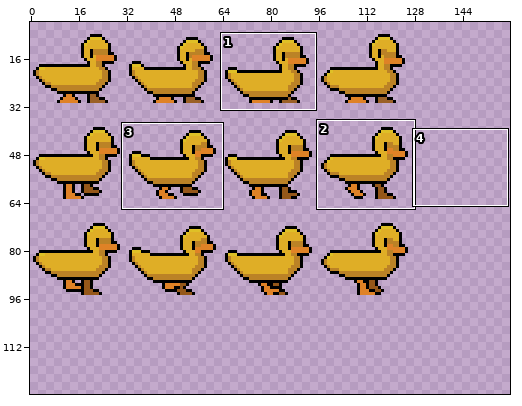
Sprite sheet: assets/sprites/entities/duck-Sheet.png. Above: a wide view before the commit, with the close-up outlined.
Close-up. Before the edit:
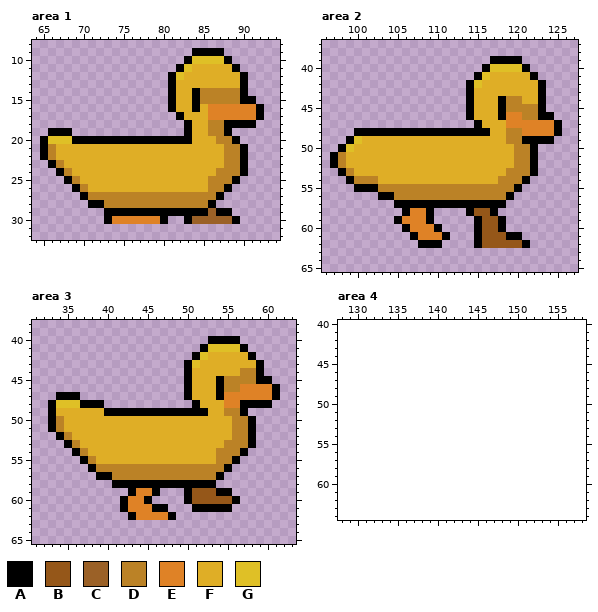
The file is 128x96 pixels. Shown: area 1: x 64..94, y 8..32; area 2: x 96..127, y 37..65; area 3: x 31..63, y 38..65; area 4: x 128..158, y 40..64. The old version is drawn lined up with the new one, on the new canvas. The wide view leaves out empty margins. The commit also changed other parts of the picture, which this record leaves out.
Palette (. is transparent): A #000000  B #955719  C #9b6127  D #bb8226  E #df8226  F #dfae26  G #dfc026
Pixels before, area 1, first column x 65:
 9 ...................AAAA.....
10 ..................AGGGGA....
11 .................AGFFFFFA...
12 ................AGFFFFFFFA..
13 ................AFFFFFFFFA..
14 ................AFFADDDDDA..
15 ................AFFADDDDDAA.
16 ................AFFAFEEEEEEA
17 .................AFFFEEEEEEA
18 ..................AFFDDAAAA.
19 .AAA..............AFFDDA....
20 AGGGAAAAAAAAAAAAAAAFFFDDA...
21 ADFFFFFFFFFFFFFFFFFFFFFDDA..
22 ADFFFFFFFFFFFFFFFFFFFFFDDA..
23 .ADFFFFFFFFFFFFFFFFFFFFDDA..
24 ..ADFFFFFFFFFFFFFFFFFFDDDA..
25 ...ADFFFFFFFFFFFFFFFFDDDA...
26 ....ADFFFFFFFFFFFFFFFDDA....
27 .....ADDDDDDDDDDDDDDDDA.....
28 ......AADDDDDDDDDDDDDA......
29 ........AAAAAAAAAAAAACAA....
30 ........AEEEEEEA..ACCCCCA...
Pixels before, area 2, first column x 97:
39 ....................AAAA.....
40 ...................AGGGGA....
41 ..................AGFFFFFA...
42 .................AGFFFFFFFA..
43 .................AFFFFFFFFA..
44 .................AFFFADDFFA..
45 .................AFFFADDDDA..
46 .................AFFFAEEDDAA.
47 ..................AFFFEEEEEEA
48 ...AAAAAAAAAAAAAAAAAFFDDEEEEA
49 ..AGFFFFFFFFFFFFFFFFFFDDAAAA.
50 .AGFFFFFFFFFFFFFFFFFFFFDDA...
51 ADFFFFFFFFFFFFFFFFFFFFFDDA...
52 ADFFFFFFFFFFFFFFFFFFFFFDDA...
53 .ADFFFFFFFFFFFFFFFFFFFDDDA...
54 ..ADDDFFFFFFFFFFFFFFFDDDA....
55 ...AAADDDDDDDDDDDDDDDDDA.....
56 ......AADDDDDDDDDDDDDDA......
57 ........AAAAAAAAAAAAAA.......
58 .........AEEA....ABBA........
59 ........AEEEA.....ABBA.......
60 .........AEEEA....ABBA.......
61 ..........AEEEA...ABBBAA.....
62 ...........AAA....ABBBBBA....
Pixels before, area 3, first column x 33:
40 ....................AAAA.....
41 ...................AGGGGA....
42 ..................AGFFFFFA...
43 .................AGFFFFFFFA..
44 .................AFFFFFFDDA..
45 .................AFFFADDDDAA.
46 .................AFFFADDEEEEA
47 .AAA.............AFFFAEEEEEEA
48 AGGGAAA...........AFFFEEAAAA.
49 AFFFFFFAAAAAAAAAAAAAFFDDA....
50 ADFFFFFFFFFFFFFFFFFFFFFDDA...
51 ADFFFFFFFFFFFFFFFFFFFFFDDA...
52 .ADFFFFFFFFFFFFFFFFFFFFDDA...
53 ..ADFFFFFFFFFFFFFFFFFFDDDA...
54 ...ADFFFFFFFFFFFFFFFFDDDA....
55 ....ADFFFFFFFFFFFFFFFDDA.....
56 .....ADDDDDDDDDDDDDDDDA......
57 ......AADDDDDDDDDDDDDA.......
58 ........AAAAAAAAAAAAA........
59 ..........AEEA...ABBBAA......
60 .........AEEA....ABBBBBA.....
61 .........AEEEAA...AAAAA......
62 ..........AEEEEA.............
Once edited:
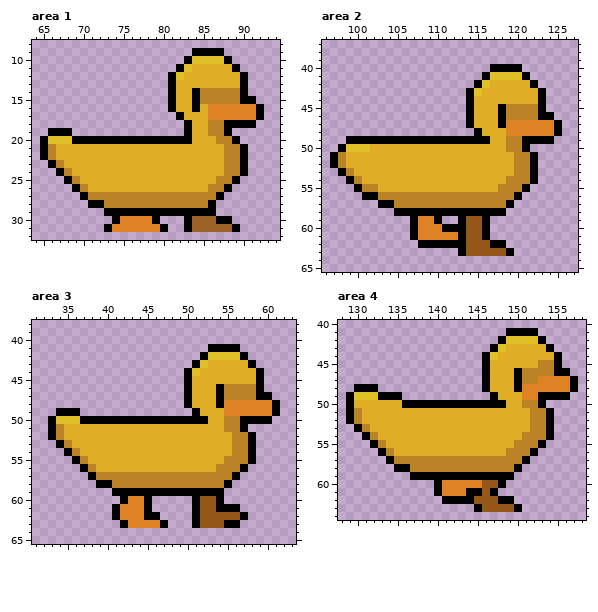
Change:
canvas 128x96 -> 160x128, the old top-left corner now at 0,-1 (the part of the old canvas that was cut away was empty and is not shown)
Area 1:
y 24: x 87 D -> F
y 25: x 86 D -> F
y 29: x 86..88 CAA -> A..
y 30: x 73..74 AE -> .A; x 79..80 EA -> A.; x 87..89 CCA -> AA.
y 31: x 73..80 ........ -> AEEEEEEA; x 83..89 ....... -> ACCCCCA
Area 2:
y 39: x 117..120 AAAA -> ....
y 40: x 116..121 AGGGGA -> .AAAA.
y 41: x 115..122 AGFFFFFA -> .AGGGGA.
y 42: x 114..116 AGF -> .AG; x 122..123 FA -> A.
y 43: x 115 F -> G
y 44: x 118..120 ADD -> FFF
y 46: x 119..120 EE -> DD
y 47: x 114..115 .A -> AF; x 118 F -> A
y 48: x 100..114 AAAAAAAAAAAAAAA -> ...............; x 116 A -> F; x 119..120 DD -> EE
y 49: x 100..116 GFFFFFFFFFFFFFFFF -> AAAAAAAAAAAAAAAAA
y 50: x 100..101 FF -> GG; x 119 F -> D; x 121..122 DA -> A.
y 53: x 119 D -> F
y 54: x 101..102 DD -> FF; x 118 D -> F; x 121..122 A. -> DA
y 55: x 101..117 AADDDDDDDDDDDDDDD -> DDFFFFFFFFFFFFFFF; x 120..121 A. -> DA
y 56: x 101..104 ..AA -> AADD; x 119..120 A. -> DA
y 57: x 103..119 ..AAAAAAAAAAAAAA. -> AADDDDDDDDDDDDDDA
y 58: x 105 . -> A; x 107..108 EE -> AA; x 110..113 .... -> AAAA; x 115..116 BB -> AA; x 118 . -> A
y 59: x 105..107 AEE -> ..A; x 109..110 A. -> EA; x 113..118 ..ABBA -> ABBA..
y 60: x 106..107 AE -> .A; x 110..118 A....ABBA -> EAAABBA..
y 61: x 111..120 A...ABBBAA -> EEABBA....
y 62: x 111..115 ....A -> AAABB; x 117..121 BBBBA -> AA...
y 63: x 113..119 ....... -> ABBBBBA
Area 3:
y 40: x 53..56 AAAA -> ....
y 41: x 52..57 AGGGGA -> .AAAA.
y 42: x 51..58 AGFFFFFA -> .AGGGGA.
y 43: x 50..52 AGF -> .AG; x 58..59 FA -> A.
y 44: x 51 F -> G; x 57..58 DD -> FF
y 45: x 54..58 ADDDD -> FFFFF; x 60 A -> .
y 46: x 57..61 EEEEA -> DDA..
y 47: x 34..36 AAA -> ...; x 55..61 EEEEEEA -> DDDDAA.
y 48: x 33..39 AGGGAAA -> .......; x 50..51 .A -> AF; x 54 F -> A; x 57..61 AAAA. -> EEEEA
y 49: x 33..50 AFFFFFFAAAAAAAAAAA -> .AAA..............; x 52 A -> F; x 55..61 DDA.... -> EEEEEEA
y 50: x 34..52 DFFFFFFFFFFFFFFFFFF -> GGGAAAAAAAAAAAAAAAA; x 55 F -> D; x 57 D -> A; x 59..60 .. -> AA
y 51: x 55 F -> D; x 57..58 DA -> A.
y 52: x 33..35 .AD -> ADF
y 53: x 34..36 .AD -> ADF; x 55 D -> F
y 54: x 35..37 .AD -> ADF; x 54..55 DD -> FF; x 57..58 A. -> DA
y 55: x 36..38 .AD -> ADF; x 54 D -> F; x 56..58 A.. -> DDA
y 56: x 37..53 .ADDDDDDDDDDDDDDD -> ADFFFFFFFFFFFFFFF; x 55..57 A.. -> DDA
y 57: x 38..40 .AA -> ADD; x 54..56 A.. -> DDA
y 58: x 39..55 ..AAAAAAAAAAAAA.. -> AADDDDDDDDDDDDDDA
y 59: x 41..42 .. -> AA; x 44..45 EE -> AA; x 47..49 ... -> AAA; x 51..53 BBB -> AAA; x 55 A -> .
y 60: x 50..51 AB -> .A; x 54..56 BBA -> A..
y 61: x 41..42 .A -> AE; x 45..47 EAA -> A..; x 52..53 AA -> BB; x 56 . -> A
y 62: x 41..43 ..A -> AEE; x 45..48 EEEA -> AA..; x 51..57 ....... -> ABBBBBA
y 63: x 42..47 ...... -> AEEEEA; x 51..56 ...... -> ABBBAA
Area 4:
y 41: x 149..152 .... -> AAAA
y 42: x 148..153 ...... -> AGGGGA
y 43: x 147..154 ........ -> AGFFFFFA
y 44: x 146..155 .......... -> AGFFFFFFFA
y 45: x 146..155 .......... -> AFFFFFFDDA
y 46: x 146..156 ........... -> AFFFADDDDAA
y 47: x 146..157 ............ -> AFFFADDEEEEA
y 48: x 130..132 ... -> AAA; x 146..157 ............ -> AFFFAEEEEEEA
y 49: x 129..135 ....... -> AGGGAAA; x 147..156 .......... -> AFFFEEAAAA
y 50: x 129..153 ......................... -> AFFFFFFAAAAAAAAAAAAAFFDDA
y 51..52: x 129..154 .......................... -> ADFFFFFFFFFFFFFFFFFFFFFDDA
y 53: x 130..154 ......................... -> ADFFFFFFFFFFFFFFFFFFFFDDA
y 54: x 131..154 ........................ -> ADFFFFFFFFFFFFFFFFFFDDDA
y 55: x 132..153 ...................... -> ADFFFFFFFFFFFFFFFFDDDA
y 56: x 133..152 .................... -> ADFFFFFFFFFFFFFFDDDA
y 57: x 134..151 .................. -> ADDDDDDDDDDDDDDDDA
y 58: x 135..150 ................ -> AADDDDDDDDDDDDDA
y 59: x 137..149 ............. -> AAAAAAAAAAAAA
y 60: x 140..148 ......... -> AEEEEEBBA
y 61: x 140..147 ........ -> AEEEAABA
y 62: x 141..149 ......... -> AAAABBBAA
y 63: x 145..150 ...... -> ABBBBA
Pixel boxes of the changes (left, top, right, bottom) in both close-ups:
changed: (208, 168, 224, 184)
changed: (104, 208, 240, 232)
changed: (354, 56, 546, 256)
changed: (48, 336, 280, 528)
added: (346, 328, 578, 512)
